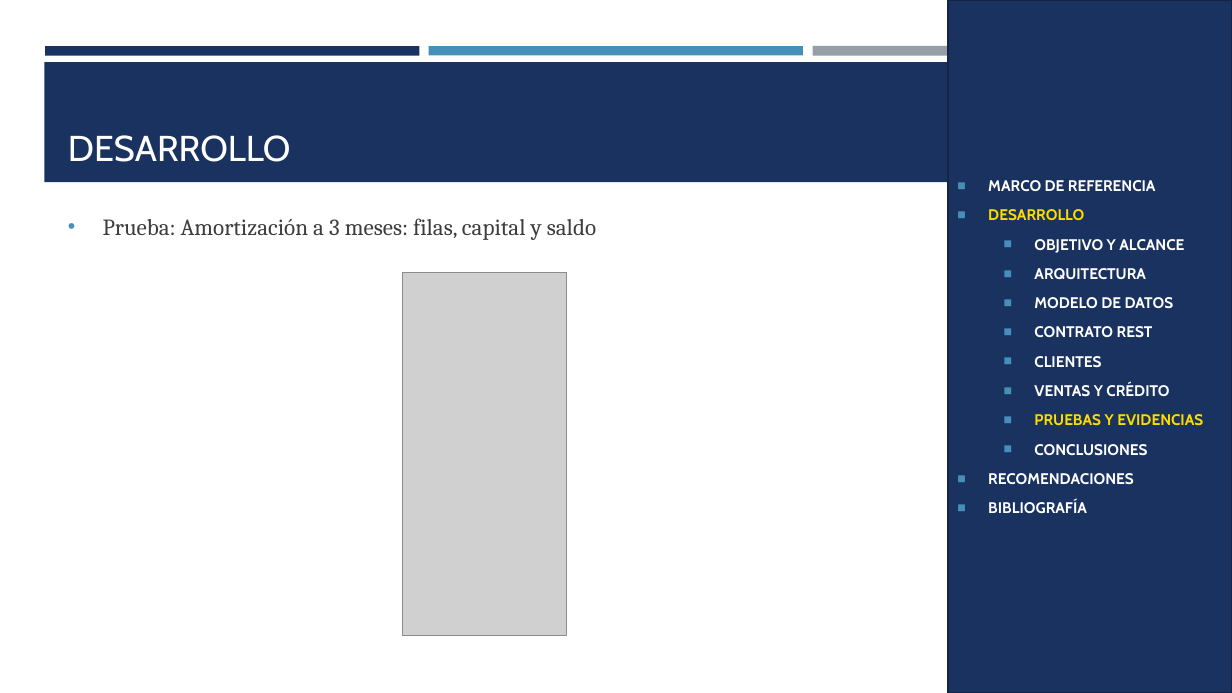
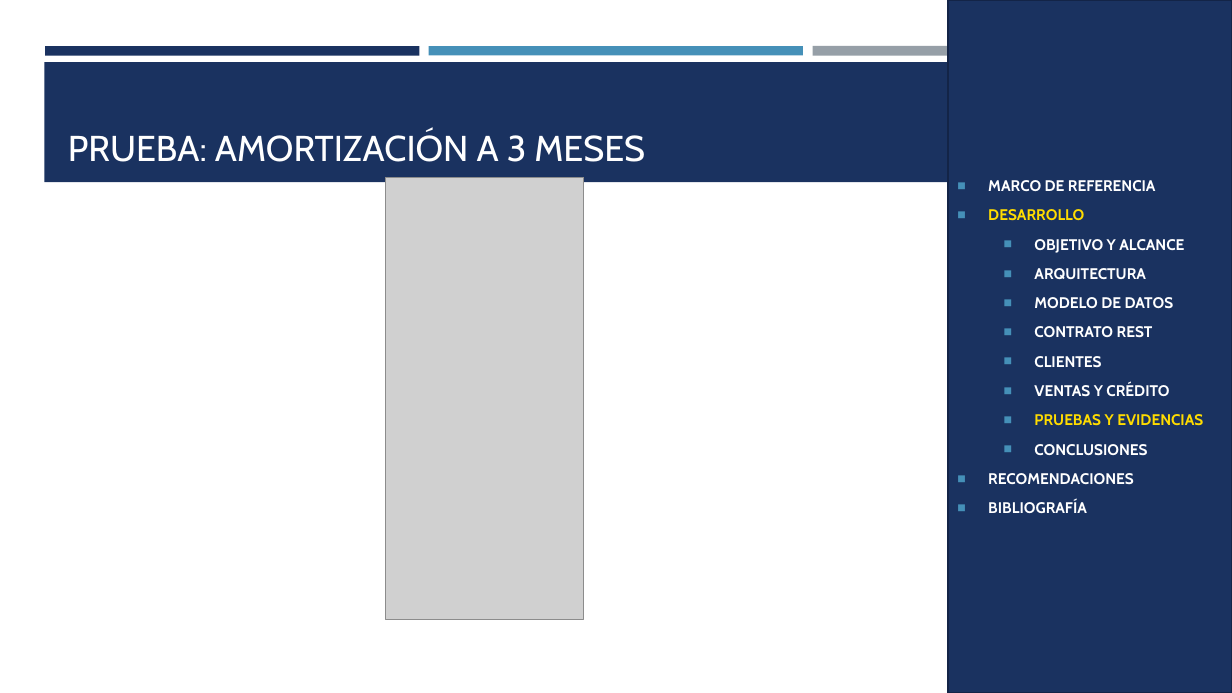
Before and after one commit to gamurigm/examen-arq-1, a slide deck: slide 34 of 05. DOCUMENTACION/02. PRESENTACION/PRESENTACION_CELULAR_BDDLOCAL_RESTFUL_DOTNET_GR09.pptx. Drawn at 1232x693 pixels with LibreOffice and Linux fonts; fonts in the diff are those of the drawing; grey boxes stand for pictures. Boxes give left, top, right and bottom in pixels: in the first picture for what was removed or moved away, otherwise in the second. Text is boxed around its words. In the diff, an @@ line names an element or a change of style, - is before the commit and + after.

```diff
--- a/05. DOCUMENTACION/02. PRESENTACION/PRESENTACION_CELULAR_BDDLOCAL_RESTFUL_DOTNET_GR09.pptx
+++ b/05. DOCUMENTACION/02. PRESENTACION/PRESENTACION_CELULAR_BDDLOCAL_RESTFUL_DOTNET_GR09.pptx
@@ title at (68, 131, 645, 162): text changed @@
-DESARROLLO
+PRUEBA: AMORTIZACIÓN A 3 MESES
@@ picture: place and size @@
-picture at (403, 273, 567, 636)
+picture at (385, 177, 584, 619)
@@ text removed at (103, 218, 596, 240) @@
-• Prueba: Amortización a 3 meses: filas, capital y saldo
```
Also in this commit, not shown: 13 other slides changed, 2 slides added, 11 other files.
